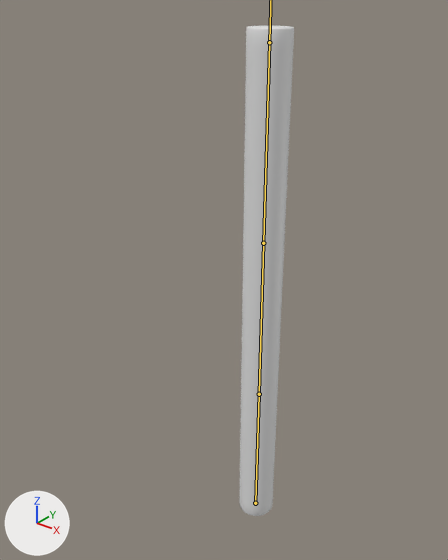
One commit to the FBX model Engine/Res/Meshs/anim0.fbx: the scene before it, then after it.
Rendered twice from a 50 mm lens placed at (16.0, -23.1, 28.6), pointed at (-0.7, -2.2, 15.7). The lights are fixed; the arrows at lower left show +X, +Y and +Z. The bones that bend it are drawn over the model as lines.
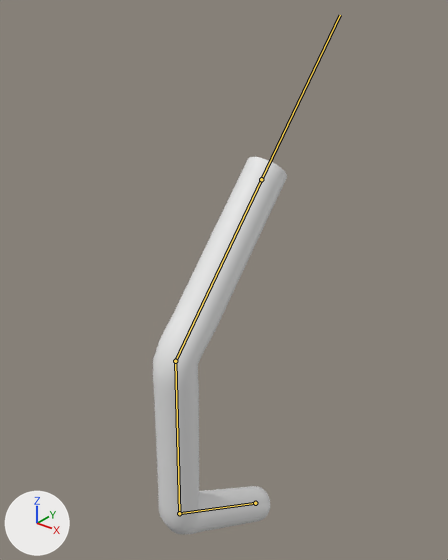
The newer file adds an action. The first version stands in its rest pose; the second is drawn at frame 60 of the action 'Armature|ArmatureAction.001'.

Location of each change, (x1, y1, x2, y2) in pixels of the pictures (448 x 560 px):
'Cylinder', posed (141% wider, 23% shorter)
    before: (239, 26, 294, 516)
    after: (153, 157, 287, 535)
bone 'bottom', root to tip
    before: (255, 503) to (259, 394)
    after: (255, 503) to (179, 513)
bone 'middle', root to tip
    before: (259, 394) to (263, 243)
    after: (179, 513) to (175, 361)
bone 'top', root to tip
    before: (263, 243) to (269, 42)
    after: (175, 361) to (261, 179)

What the commit changed:
Bone 'bottom' (bone_bottom) turns from (0, 0, 0) to (55, 0, 0) degrees about its own x, y and z.
Bone 'middle' (bone_middle) turns from (0, 0, 0) to (-56, 0, 0) degrees about its own x, y and z.
Bone 'top' (bone_top) turns from (0, 0, 0) to (-42, 0, 0) degrees about its own x, y and z.
